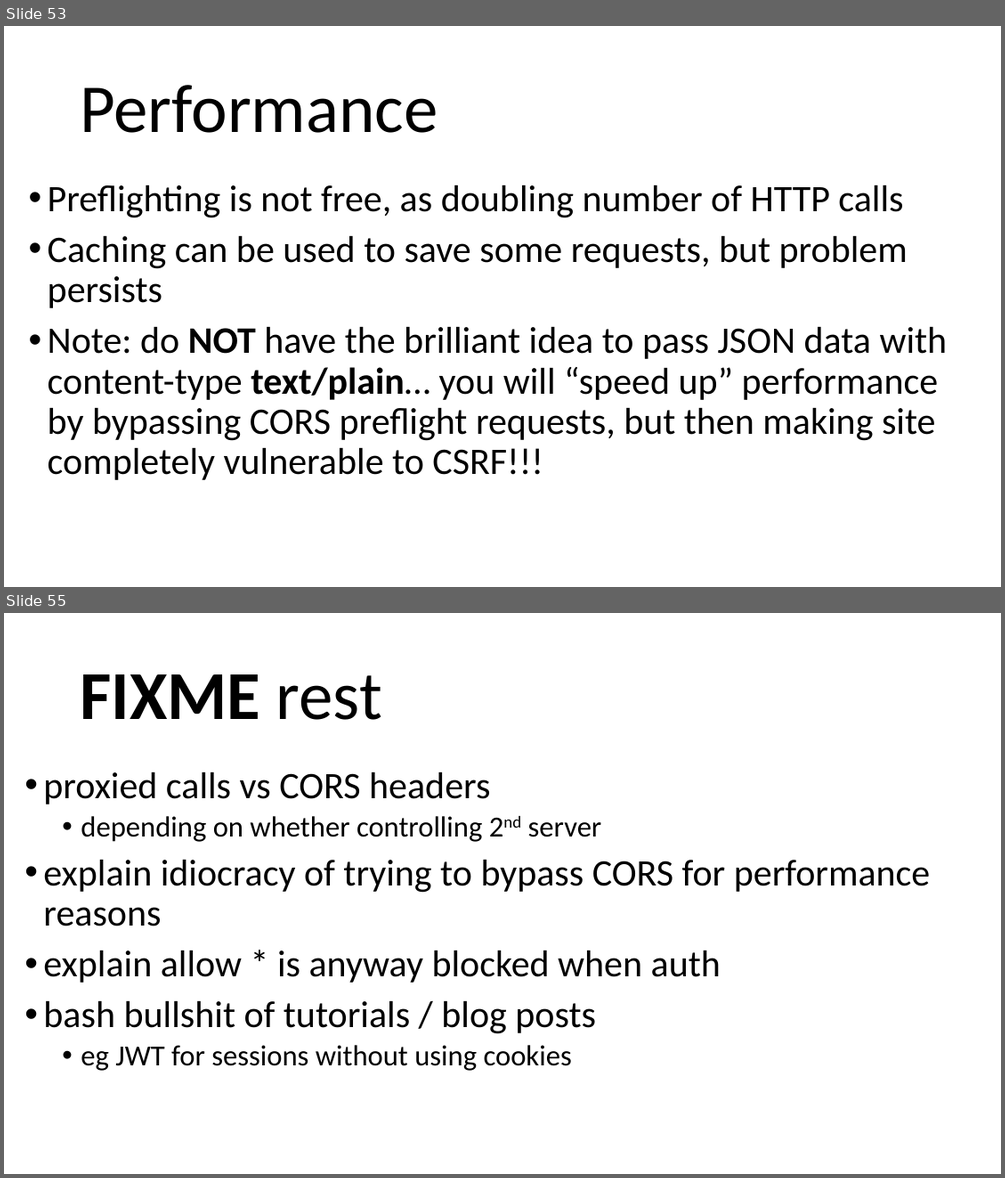
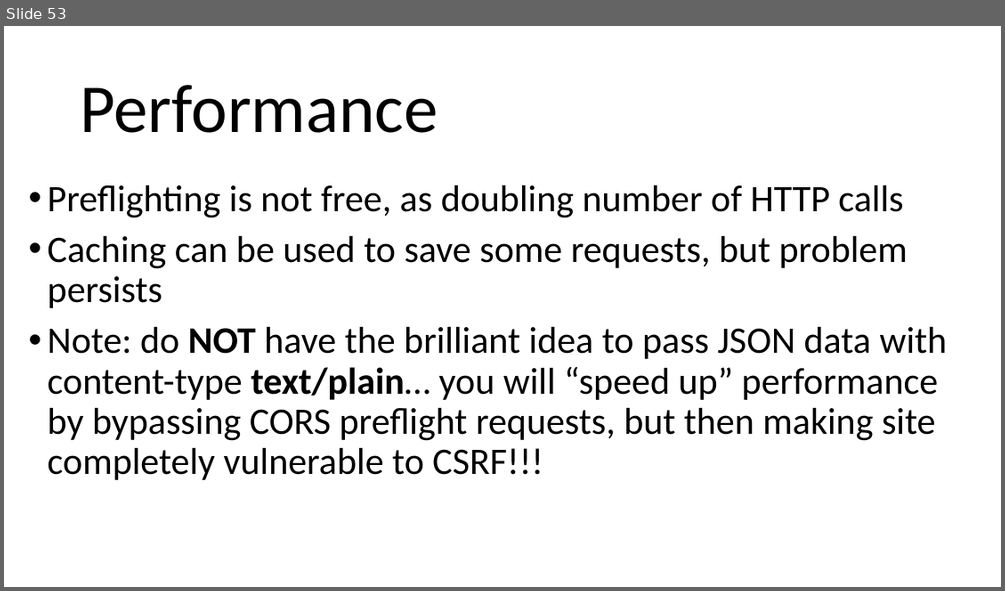
Before and after one commit to arcuri82/web_development_and_api_design, a slide deck: docs/slides/lesson_08.pptx. Shown one above the other, each under a label of ours: slides 53 and 55 before the commit, slide 53 after it; the slides between them are not shown. The pictures are 1005x1178 and 1005x591 pixels, drawn with LibreOffice and Linux fonts; fonts in the diff are those of the drawing. Boxes give left, top, right and bottom in pixels: in the first picture for what was removed or moved away, otherwise in the second. Text is boxed around its words. In the diff, an @@ line names an element or a change of style, - is before the commit and + after.

```diff
--- a/docs/slides/lesson_08.pptx
+++ b/docs/slides/lesson_08.pptx
@@ slide 55 removed at <box>4,613,1001,1174</box>, background #FFFFFF @@
@@ title removed at <box>80,674,382,720</box> @@
-FIXME rest
@@ text removed at <box>43,772,930,1070</box> @@
-• proxied calls vs CORS headers
-  • depending on whether controlling 2nd server
-• explain idiocracy of trying to bypass CORS for performance reasons
-• explain allow * is anyway blocked when auth
-• bash bullshit of tutorials / blog posts
-  • eg JWT for sessions without using cookies
```
Also in this commit, not shown: 3 slides changed, 11 slides added, 3 other slides removed, 1 other file.
